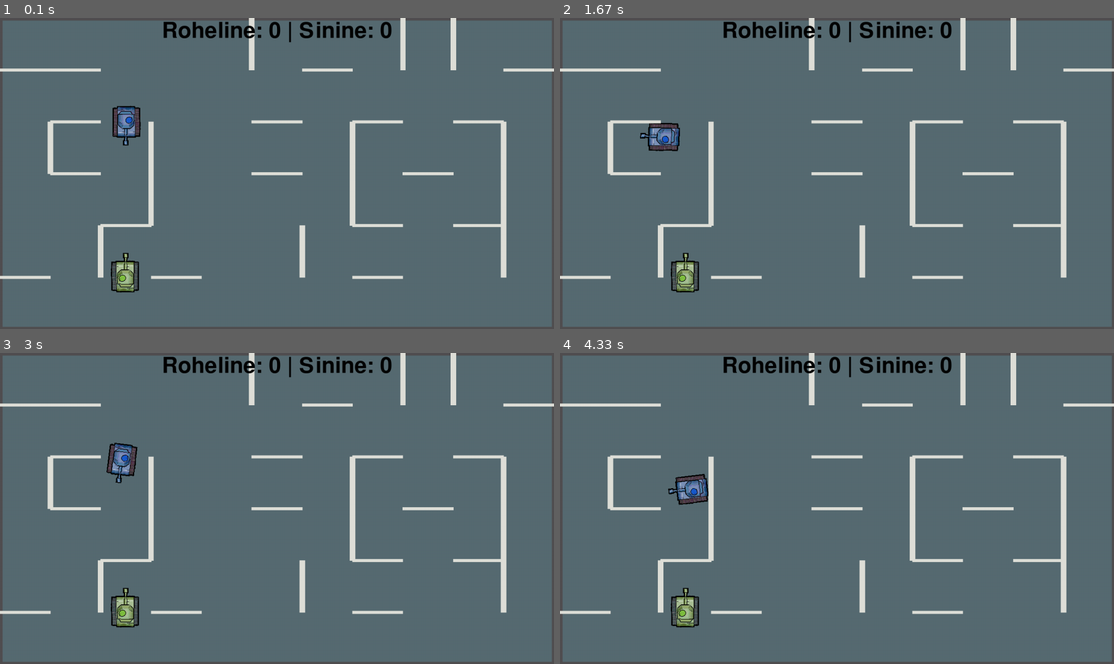
Above: before the commit, frames 1-4 (two rows, left to right).
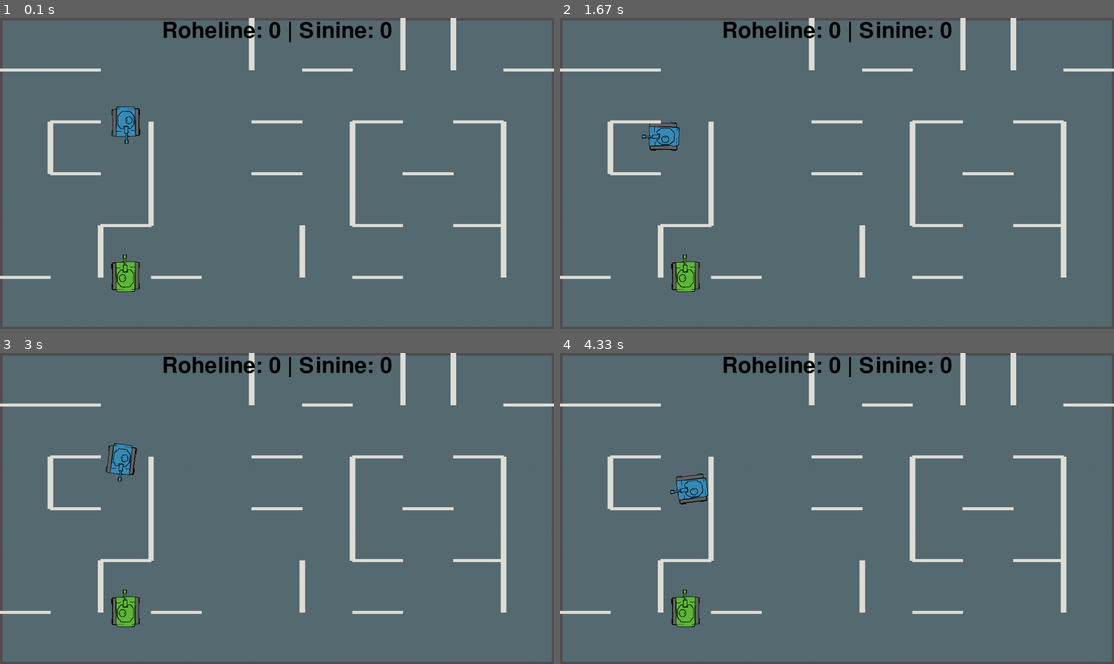
Above: after the commit, the same moments.

Repository: Last-Name-Dude/tank-treads-pygame
Game: pygame game, started from start.py
The game is run twice, just before and just after one commit, with the same random seed, the same clock (stepped at 60 frames per second) and the same inputs.
Inputs:
- Up to frame 1 (0.1 s): no input
- Up to frame 2 (1.67 s): hold Right 0.33-0.8 s; hold Up 0.83-1.13 s; hold Right 1.17-1.63 s
- Up to frame 3 (3 s): hold Left 1.67-2.2 s; hold Down 2.23-2.53 s; hold Left 2.57-2.97 s
- Up to frame 4 (4.33 s): hold Up 3-3.37 s; hold Right 3.4-4.03 s; hold Down from 4.07 s (still down)

The runs differ from the first frame. In frame 1, 1.0% of the frame differs, in the area x 20-26%, y 28-89%; in frame 2, 0.9%; in frame 3, 0.9%; in frame 4, 0.9%.

Commit message:
Lisasin tulistamise animatsiooni Parandasin kommentaare

Diff:
--- a/particles.py
+++ b/particles.py
@@ -7,11 +7,12 @@
 #Allpool on tehtud selle põhjalt https://github.com/kidscancode/pygame_tutorials/blob/master/examples/particle%20demo.py
 #Moditud vastavalt vajadusele
 class Particle(pg.sprite.Sprite):
-    def __init__(self, groups, image, pos, scale=1, lifetime=500, fade_start=10):
+    def __init__(self, groups, image, pos, scale=1, vel=0, lifetime=500, fade_start=10):
         pg.sprite.Sprite.__init__(self, groups)
         self.scale = scale
         self.image = pg.transform.scale_by(image.copy(),self.scale)
-        self.pos = pg.Vector2(pos)
+        self.vel = vel
+        self.pos = pg.Vector2(pos) + pg.Vector2(vel)
         self.rect = self.image.get_rect()
         self.rect.center = self.pos
         self.lifetime = lifetime
@@ -60,3 +61,7 @@
 
 def puff(surf, pos, scale):
     Particle(all_sprites, puff_img, pos, scale)
+
+def fat_puff(surf, pos, scale, radius=10):
+    for i in range(6):
+        Particle(all_sprites, puff_img, pos, scale)
--- a/start.py
+++ b/start.py
@@ -1,9 +1,11 @@
+#Silver Erm ja Priit Laidma
+#Tank Treads pygame mäng, kus kaks kohaliku mängijat juhivad tanki ja püüavad võita
+
 import pygame as pg
 from math import *
 import collision
 import particles
 from random import randint, uniform, choice
-#Silver Erm ja Priit Laidma
 
 pg.init()
 
@@ -19,14 +21,18 @@
 green_tank_img = pg.transform.scale(pg.image.load("roheline_tank.png"),(1024,1024))
 blu_tank_img = pg.transform.scale(pg.image.load("sinine_tank.png"),(1024,1024))
 
-def shooting_anim():
+def shooting_anim(nr):
+    if nr == 1:
+        folder = "green_shooting_anim"
+    else:
+        folder = "blu_shooting_anim"
     for i in range(40):
         i = i//2
         if i < 10:
             i = "0" + str(i)
-        yield(pg.transform.scale(pg.image.load(f"shooting_anim/frame00{i}.png"),(1024,1024)))
+        yield(pg.transform.scale(pg.image.load(f"{folder}/frame00{i}.png"),(1024,1024)))
     while True:
-        yield(pg.transform.scale(pg.image.load(f"shooting_anim/frame0000.png"),(1024,1024)))
+        yield(pg.transform.scale(pg.image.load(f"{folder}/frame0000.png"),(1024,1024)))
 
 # skooriloenduri font
 try:
@@ -59,13 +65,14 @@
     delay = 0 #kui tank tulistab, on viivitus enne mida ta uuesti tulistada ei saa
     vel = pg.Vector2(0,0) #kiirus
     ang_vel = 0 #nurkkiirus
-    def __init__(self,pos,angle,vector,binds):
+    def __init__(self,pos,angle,vector,binds,nr):
         self.pos = pos
         self.angle = angle
         self.vector = vector
         self.binds = binds
         self.points = collision.update_rect(90*s,100*s,self.angle,self.vel)
         self.hp = 2
+        self.nr = nr
 
     def update(self, dt):
         self.points = collision.update_rect(90*s,100*s,self.ang_vel + self.angle,self.pos + self.vel)
@@ -95,15 +102,14 @@
             kuuli_algpunkt -= kuuli_algvektor*70*s #offset, et näeks välja nagu kuul tuleks torust
             bullets.append(bullet(kuuli_algpunkt,kuuli_algvektor,bullet_time,self)) #asukoht, sihivektor ja eluaeg ning kes tulistas
             self.delay = 125
-            self.shooting_anim = shooting_anim()
+            self.shooting_anim = shooting_anim(self.nr)
 
     def draw(self,surf, img):
         """Joonistab tanki ekraanile"""
-        # if self.delay > 0:
-        #     transform_bilt_center(surf, next(self.shooting_anim), self.pos, self.angle, self.vector)
-        # else:
-        #     transform_bilt_center(surf, img, self.pos, self.angle, self.vector)
-        transform_bilt_center(surf, img, self.pos, self.angle, self.vector)
+        if self.delay > 0:
+             transform_bilt_center(surf, next(self.shooting_anim), self.pos, self.angle, self.vector)
+        else:
+            transform_bilt_center(surf, img, self.pos, self.angle, self.vector)
 
 class bullet:
     def __init__(self,pos,vec,time,owner): #asukoht, sihivektor ja eluaeg ning kes tulistas
@@ -171,8 +177,8 @@
     ret_objects.append(Wall(10,screen_h,0,pg.Vector2(screen_w,screen_h/2),"#514f51"))
     return(ret_objects,ret_dobjects,ret_spawnpoints,ret_s)
 
-tank1 = Tank(pg.Vector2(0, 0), 0, pg.Vector2(), [pg.K_w, pg.K_a, pg.K_s, pg.K_d, pg.K_SPACE])
-tank2 = Tank(pg.Vector2(0, 0), 0, pg.Vector2(), [pg.K_UP, pg.K_LEFT, pg.K_DOWN, pg.K_RIGHT, pg.K_RCTRL])
+tank1 = Tank(pg.Vector2(0, 0), 0, pg.Vector2(), [pg.K_w, pg.K_a, pg.K_s, pg.K_d, pg.K_SPACE], 1)
+tank2 = Tank(pg.Vector2(0, 0), 0, pg.Vector2(), [pg.K_UP, pg.K_LEFT, pg.K_DOWN, pg.K_RIGHT, pg.K_RCTRL], 2)
 
 global tank1_skoor, tank2_skoor
 tank1_skoor = 0
@@ -209,9 +215,9 @@
         objects,dobjects,spawnpoints,s = map_generator(randint(1,5))
 
         spawn_choice = choice(spawnpoints) #võimalikest tekkekohtadest valitakse üks
-        tank1 = Tank(spawn_choice, choice([i*60 for i in range(6)]), pg.Vector2(), [pg.K_w, pg.K_a, pg.K_s, pg.K_d, pg.K_SPACE])
+        tank1 = Tank(spawn_choice, choice([i*60 for i in range(6)]), pg.Vector2(), [pg.K_w, pg.K_a, pg.K_s, pg.K_d, pg.K_SPACE],1)
         spawnpoints.remove(spawn_choice) #et tankid üksteise otsa ei tekiks
-        tank2 = Tank(choice(spawnpoints), choice([i*60 for i in range(6)]), pg.Vector2(), [pg.K_UP, pg.K_LEFT, pg.K_DOWN, pg.K_RIGHT, pg.K_RCTRL])
+        tank2 = Tank(choice(spawnpoints), choice([i*60 for i in range(6)]), pg.Vector2(), [pg.K_UP, pg.K_LEFT, pg.K_DOWN, pg.K_RIGHT, pg.K_RCTRL],2)
 
         tanklist = [tank1,tank2]
         scaled_bullet_speed = bullet_speed*s
Binary file changed: roheline_tank.png
Binary file removed: shooting_anim/frame0000.png
Binary file removed: shooting_anim/frame0001.png
Binary file removed: shooting_anim/frame0002.png
Binary file removed: shooting_anim/frame0003.png
Binary file removed: shooting_anim/frame0004.png
Binary file removed: shooting_anim/frame0005.png
Binary file removed: shooting_anim/frame0006.png
Binary file removed: shooting_anim/frame0007.png
Binary file removed: shooting_anim/frame0008.png
Binary file removed: shooting_anim/frame0009.png
Binary file removed: shooting_anim/frame0010.png
(and 12 more such lines)
